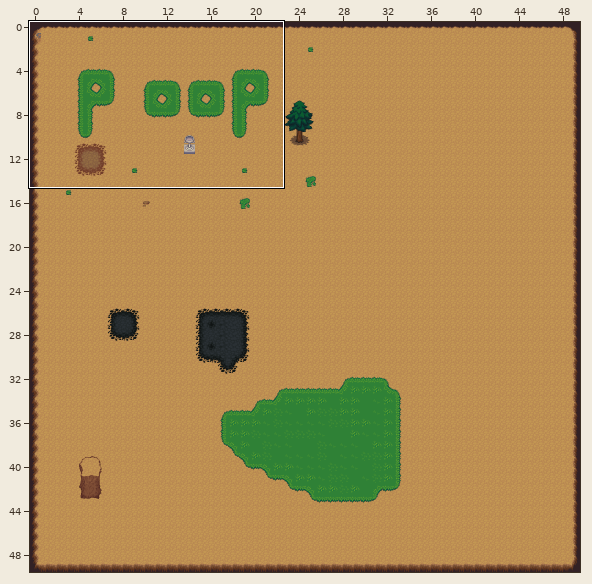
Two versions of a level (Tiled map, images/map01.tmx). The picture above shows the old version from afar; the outline marks the close-up.
Close-up. Earlier state:
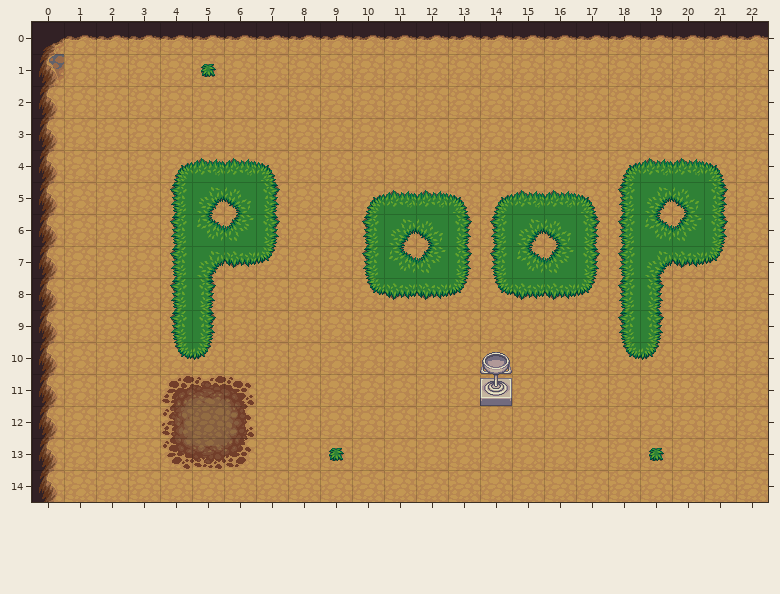
Cells are 32x32 px. Shown: x 0..22, y 0..14. Not drawn, because the pictures are missing: unchanged layer "collision".
The same view after the edit:
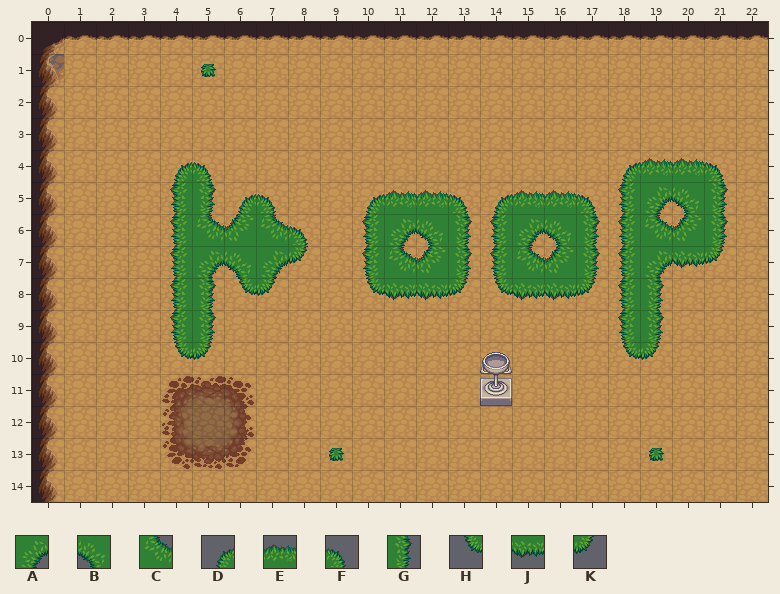
Key: from "grass": A 1, B 2, C 4, D 6, E 7, F 8, G 11, H 12, J 13, K 14.
_ is an empty cell.
From old to new:
Layer "fringe":
y 4: x 5..7 EEF -> F__
y 5: x 5..7 ABG -> GDF
y 6: x 7..8 G_ -> CF
y 7: x 6..8 JK_ -> BAK
y 8: x 6..7 __ -> HK
Boxes around the changes in both close-ups, in picture pixels (x1, y1, x2, y2):
changed: (192, 158, 308, 296)
